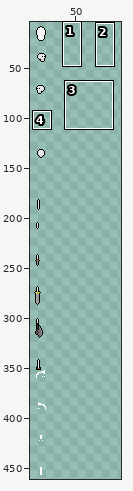
Two versions of one sprite sheet, assets/bodyParts2.png. Above: a wide view before the commit, with the close-up outlined.
Close-up. First the earlier version:
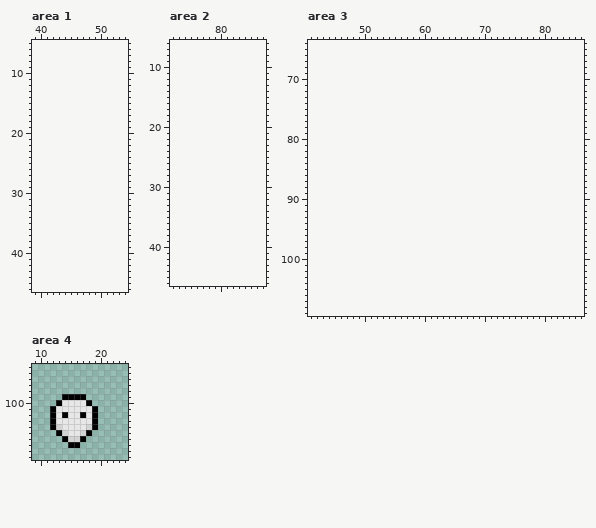
The file is 32x480 pixels. Shown: area 1: x 39..54, y 5..46; area 2: x 72..87, y 6..46; area 3: x 41..86, y 64..109; area 4: x 9..24, y 94..109. The old version is drawn lined up with the new one, on the new canvas. The wide view leaves out empty margins. The commit also changed other parts of the picture, which this record leaves out.
The same view after the edit:
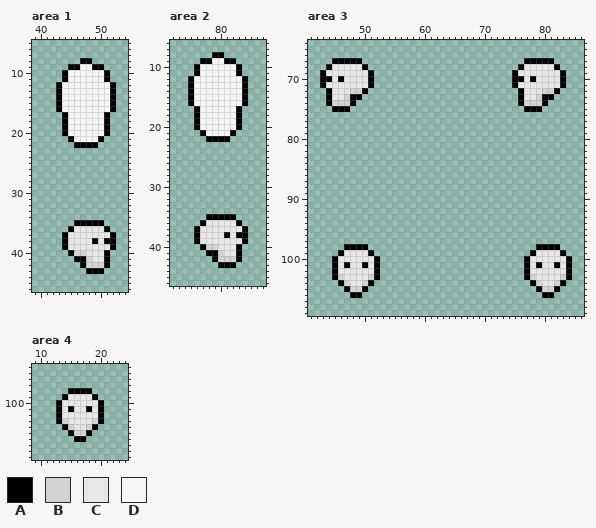
Palette (. is transparent): A #000000  B #d3d3d3  C #e7e7e7  D #f6f6f6
Change:
canvas 32x480 -> 96x480
Changed rows in their new state; - is an unchanged pixel.
Area 1:
first column x 43:
 8 ----AA----
 9 --AADDAA--
10 -ADDDDDDA-
11 -ADDDDDDA-
12 ADDDDDDDDA
13 ADDDDDDDDA
14 ADDDDDDDDA
15 ADDDDDDDDA
16 ADDDDDDDDA
17 -ADDDDDDA-
18 -ADDDDDDA-
19 -ADDDDDDA-
20 -ADDDDDDA-
21 --ADDDDA--
22 ---AAAA---
first column x 44:
35 --AAAAA--
36 -ACCCCCA-
37 ACCCCCCCA
38 ACCCCACAA
39 ACCCCCCCA
40 -ABBCCCA-
41 --AABCCA-
42 ---ABBBA-
43 ----AAA--
Area 2:
first column x 75:
 8 ----AA----
 9 --AADDAA--
10 -ADDDDDDA-
11 -ADDDDDDA-
12 ADDDDDDDDA
13 ADDDDDDDDA
14 ADDDDDDDDA
15 ADDDDDDDDA
16 ADDDDDDDDA
17 -ADDDDDDA-
18 -ADDDDDDA-
19 -ADDDDDDA-
20 -ADDDDDDA-
21 --ADDDDA--
22 ---AAAA---
first column x 76:
35 --AAAAA--
36 -ACCCCCA-
37 ACCCCCCCA
38 ACCCCACAA
39 ACCCCCCCA
40 -ABBCCCA-
41 --AABCCA-
42 ---ABBBA-
43 ----AAA--
Area 3:
first column x 43:
 67 --AAAAA---------------------------AAAAA--
 68 -ACCCCCA-------------------------ACCCCCA-
 69 ACCCCCCCA-----------------------ACCCCCCCA
 70 AACACCCCA-----------------------AACACCCCA
 71 ACCCCCCCA-----------------------ACCCCCCCA
 72 -ACCCBBA-------------------------ACCCBBA-
 73 -ACCBAA--------------------------ACCBAA--
 74 -ABBBA---------------------------ABBBA---
 75 --AAA-----------------------------AAA----
first column x 45:
 98 --AAAA----------------------------AAAA--
 99 -ACCCCA--------------------------ACCCCA-
100 ACCCCCCA------------------------ACCCCCCA
101 ACACCACA------------------------ACACCACA
102 ACCCCCCA------------------------ACCCCCCA
103 ABCCCCBA------------------------ABCCCCBA
104 -ABCCBA--------------------------ABCCBA-
105 --ABBA----------------------------ABBA--
106 ---AA------------------------------AA---
Area 4:
first column x 12:
 98 ---AAAA--
 99 ---CCCCA-
100 ------CCA
101 .A-A--ACA
102 .AC--C-CA
103 .AB----BA
104 ..AB-----
105 -..AB----
106 --..A----
107 ---..----
